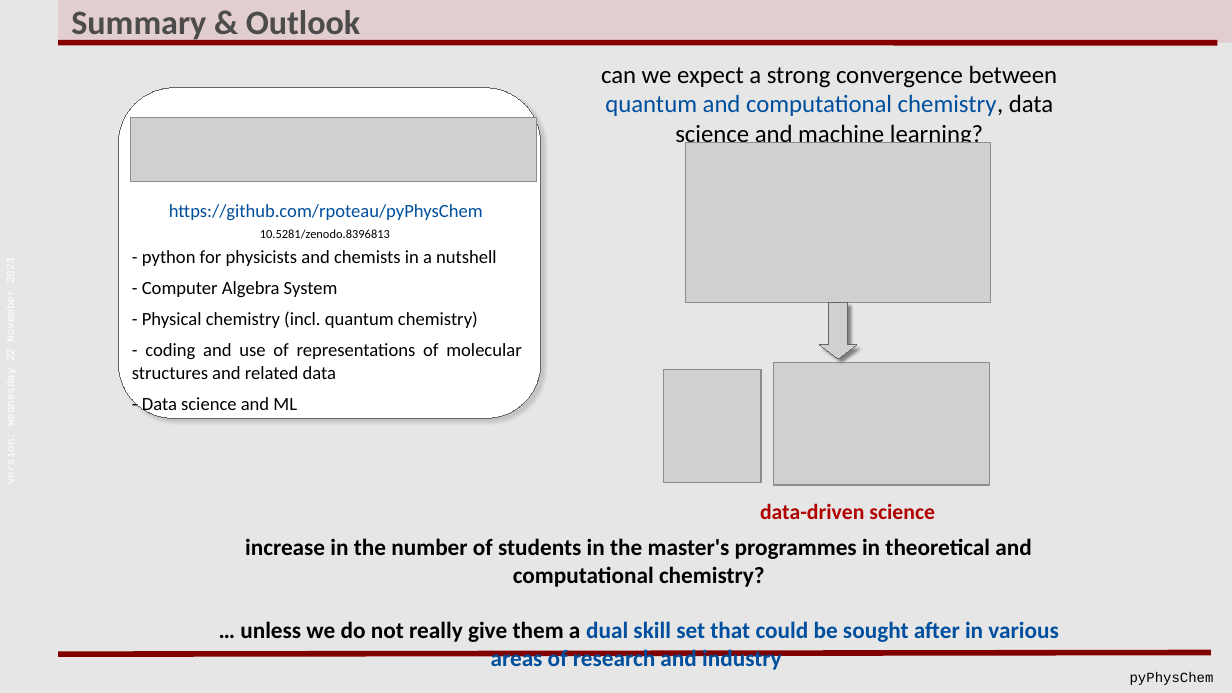
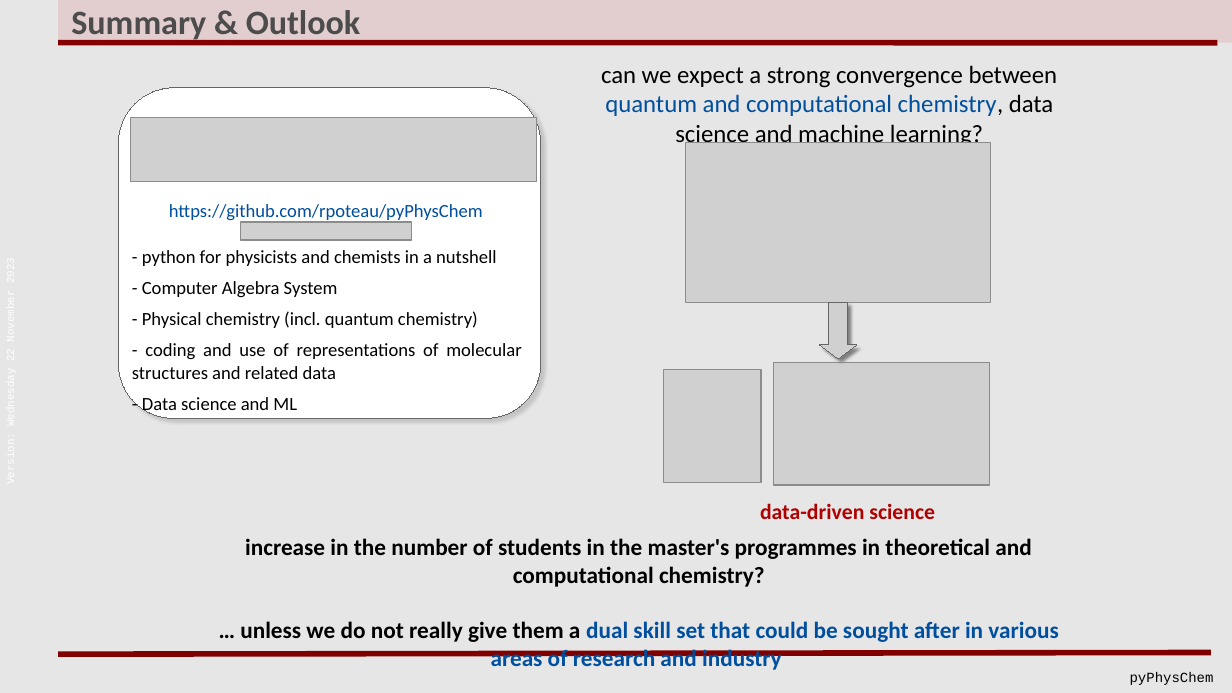
Before and after one commit to rpoteau/pyPhysChem, a slide deck: slide 5 of Misc-Slides/pyPhysChem.odp. Drawn at 1232x693 pixels with LibreOffice and Linux fonts; fonts in the diff are those of the drawing; grey boxes stand for pictures; background and template pictures are left out. Boxes give left, top, right and bottom in pixels: in the first picture for what was removed or moved away, otherwise in the second. Text is boxed around its words. In the diff, an @@ line names an element or a change of style, - is before the commit and + after.

```diff
--- a/Misc-Slides/pyPhysChem.odp
+++ b/Misc-Slides/pyPhysChem.odp
@@ picture added at [240, 222, 411, 240] @@
@@ text removed at [260, 229, 390, 239] @@
-10.5281/zenodo.8396813
```
Also in this commit, not shown: 3 other slides changed, 1 other file.
